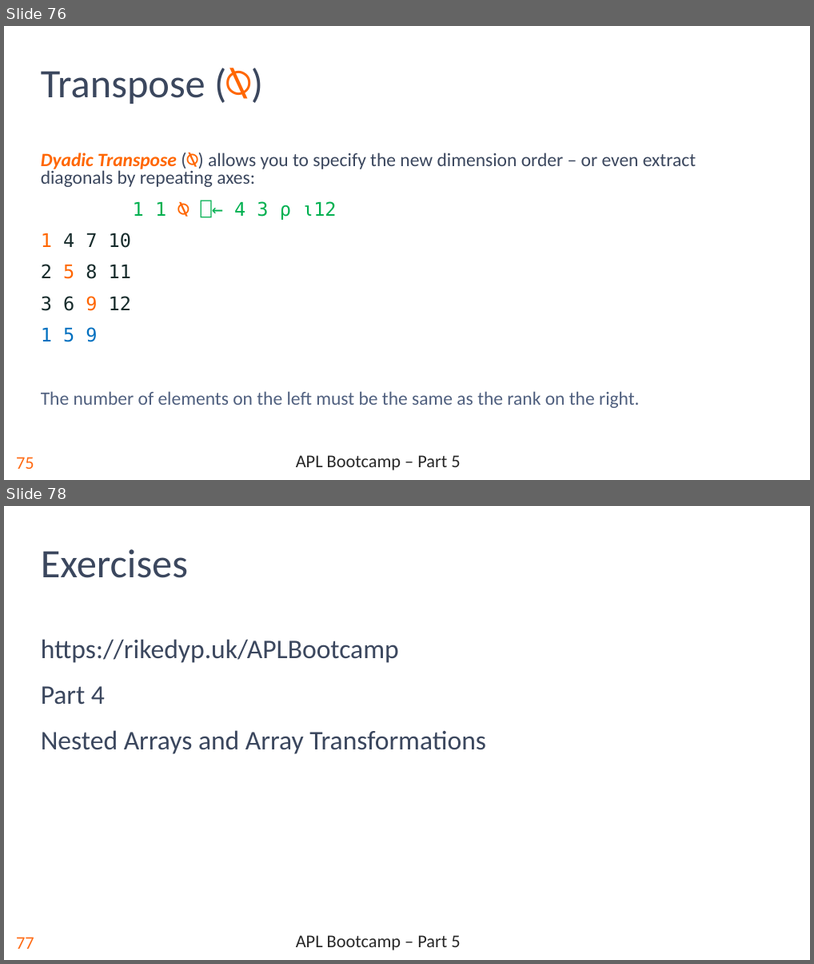
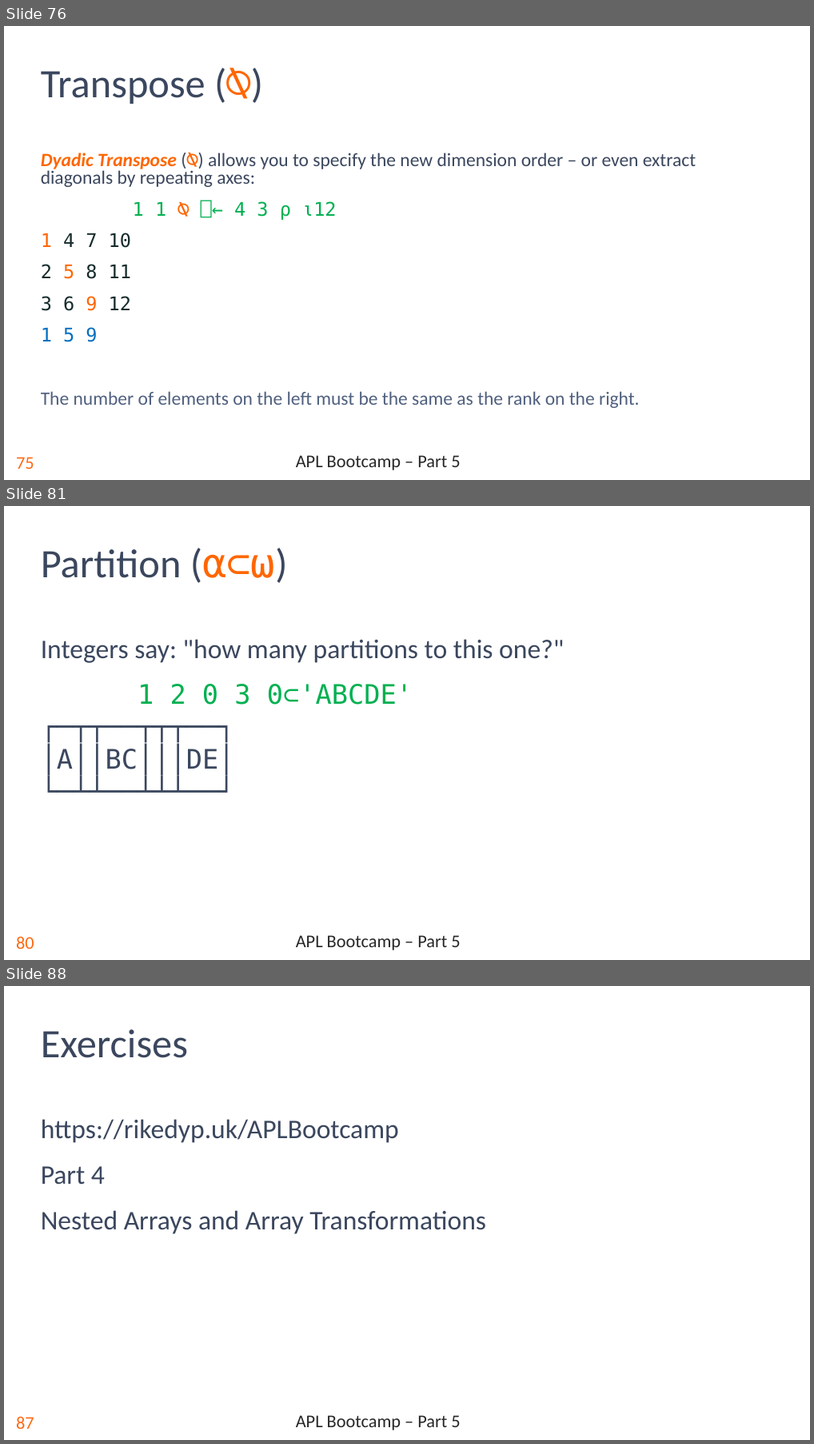
Before and after one commit to rikedyp/APLBootcamp, a slide deck: slides/APL_Bootcamp-part-5.pptx. Shown one above the other, each under a label of ours: slides 76 and 78 before the commit, slides 76, 81 and 88 after it; the slides between them are not shown. The pictures are 814x964 and 814x1444 pixels, drawn with LibreOffice and Linux fonts; fonts in the diff are those of the drawing; background and template pictures are left out. Boxes give left, top, right and bottom in pixels: in the first picture for what was removed or moved away, otherwise in the second. Text is boxed around its words. In the diff, an @@ line names an element or a change of style, - is before the commit and + after.

Commit message:
partition; split; more examples

```diff
--- a/slides/APL_Bootcamp-part-5.pptx
+++ b/slides/APL_Bootcamp-part-5.pptx
@@ slide 81 added at box(4, 506, 810, 960), background #FFFFFF; not listed: 2 template elements that a slide beside it also shows @@
@@ title added at box(41, 549, 182, 578), 36 pt, text #3B475E @@
+Partition (⍺⊂⍵)
@@ text added at box(41, 639, 564, 774), 24 pt, text #3B475E @@
+Integers say: "how many partitions to this one?"
+1 2 0 3 0⊂'ABCDE'
+┌─┬┬──┬┬┬──┐
+│A││BC│││DE│
+└─┴┴──┴┴┴──┘
@@ what was slide 78 is now slide 88 @@
@@ page number at box(16, 1416, 34, 1428): text changed @@
-77
+87
```
Also in this commit, not shown: 6 slides changed, 12 other slides added, 1 slide removed.
